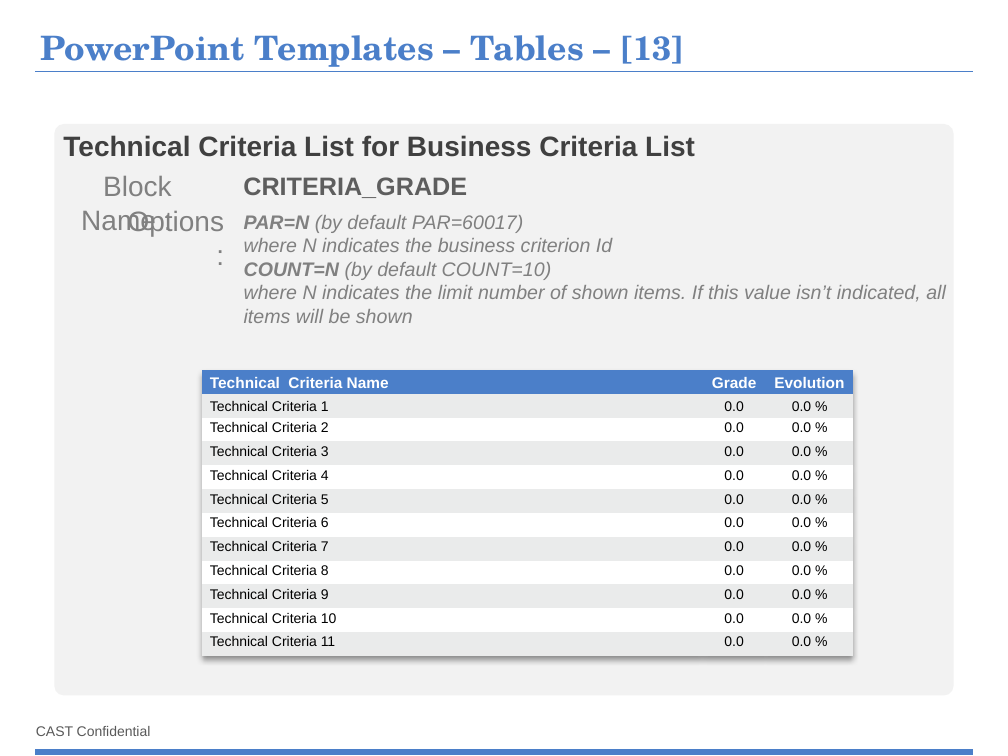
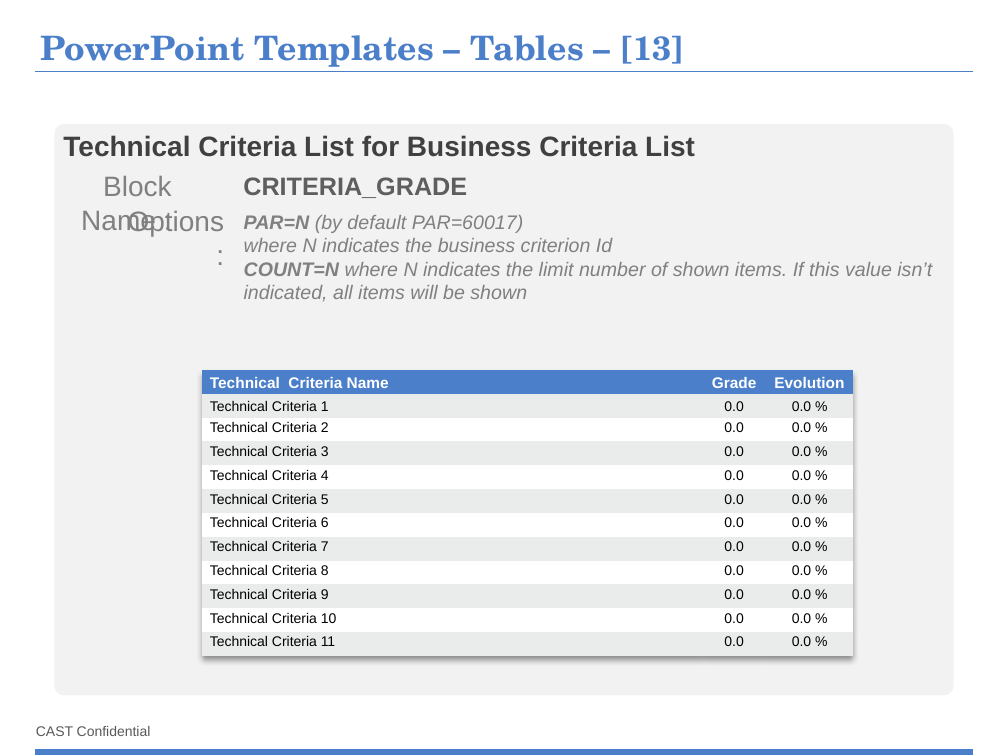
Before and after one commit to CAST-projects/ReportGenerator, a slide deck: slide 44 of CastReporting.Reporting/TemplatesFiles/1- Powerpoint-components-library.pptx. Drawn at 1008x756 pixels with LibreOffice and Linux fonts; fonts in the diff are those of the drawing; background and template pictures are left out. Boxes give left, top, right and bottom in pixels: in the first picture for what was removed or moved away, otherwise in the second. Text is boxed around its words. In the diff, an @@ line names an element or a change of style, - is before the commit and + after.

Commit message:
REPORTGEN-219 : issue with COUNT parameter in CRITERIA_GRADE component

```diff
--- a/CastReporting.Reporting/TemplatesFiles/1- Powerpoint-components-library.pptx
+++ b/CastReporting.Reporting/TemplatesFiles/1- Powerpoint-components-library.pptx
@@ text at (x1=244, y1=262, x2=932, y2=302): text changed @@
-COUNT=N (by default COUNT=10)
-where N indicates the limit number of shown items. If this value isn’t indicated, all items will be shown
+COUNT=N where N indicates the limit number of shown items. If this value isn’t indicated, all items will be shown
```
Also in this commit, not shown: 2 other files.
